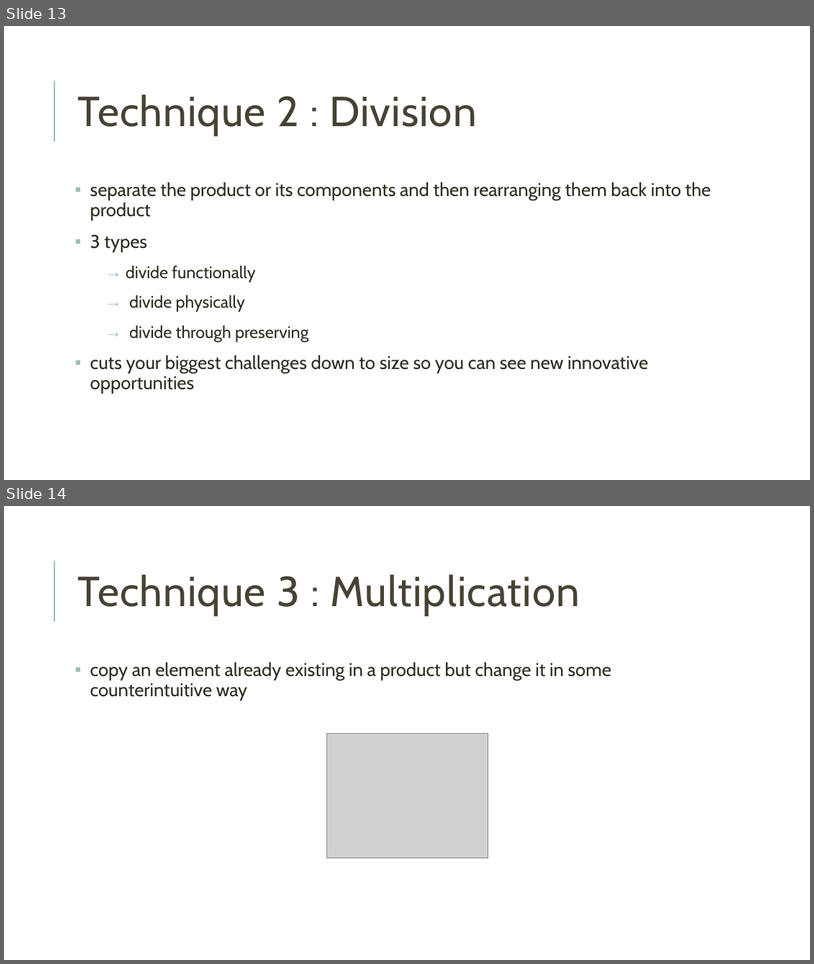
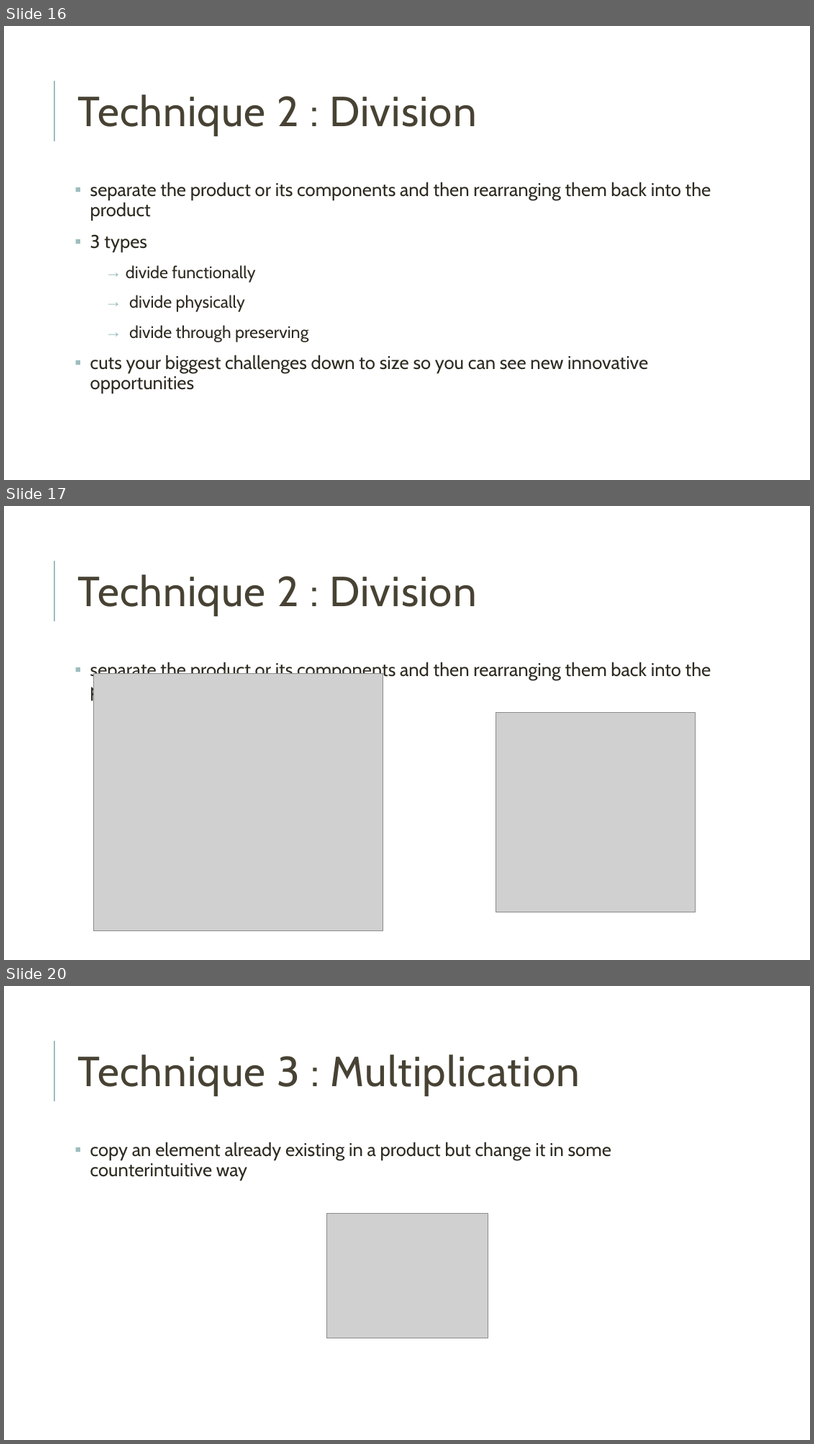
Before and after one commit to tmwtml/tmmm, a slide deck: Creative Thinking.pptx. Shown one above the other, each under a label of ours: slides 13 and 14 before the commit, slides 16, 17 and 20 after it; the slides between them are not shown. The pictures are 814x964 and 814x1444 pixels, drawn with LibreOffice and Linux fonts; fonts in the diff are those of the drawing; grey boxes stand for pictures. Boxes give left, top, right and bottom in pixels: in the first picture for what was removed or moved away, otherwise in the second. Text is boxed around its words. In the diff, an @@ line names an element or a change of style, - is before the commit and + after.

Commit message:
Add example picture

```diff
--- a/Creative Thinking.pptx
+++ b/Creative Thinking.pptx
@@ slide 17 added at (4,506,810,960), background #FFFFFF; not listed: 1 template element that a slide beside it also shows @@
@@ title added at (77,574,476,615), 50 pt, text #474233 @@
+Technique 2 : Division
@@ text added at (90,661,712,700), 22 pt, text #2E2B21 @@
+▪ separate the product or its components and then rearranging them back into the product
@@ picture added at (94,673,383,931) @@
@@ picture added at (496,713,696,912) @@
@@ what was slide 13 is now slide 16 @@
@@ what was slide 14 is now slide 20 @@
```
Also in this commit, not shown: 2 slides changed, 8 other slides added.
